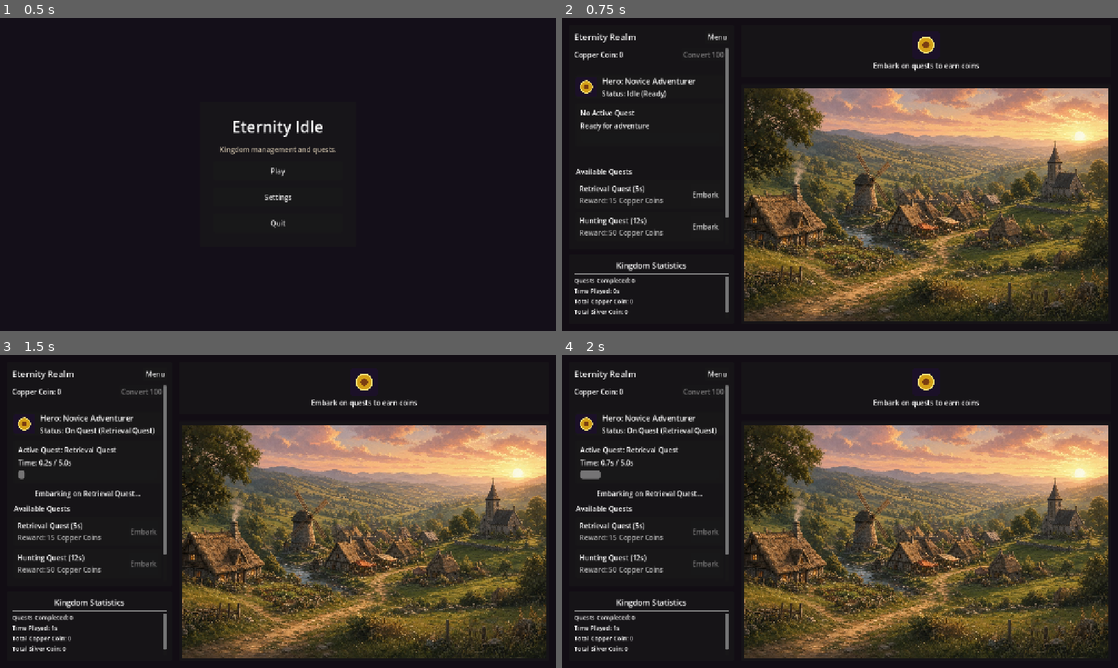
Above: before the commit, frames 1-4 (two rows, left to right).
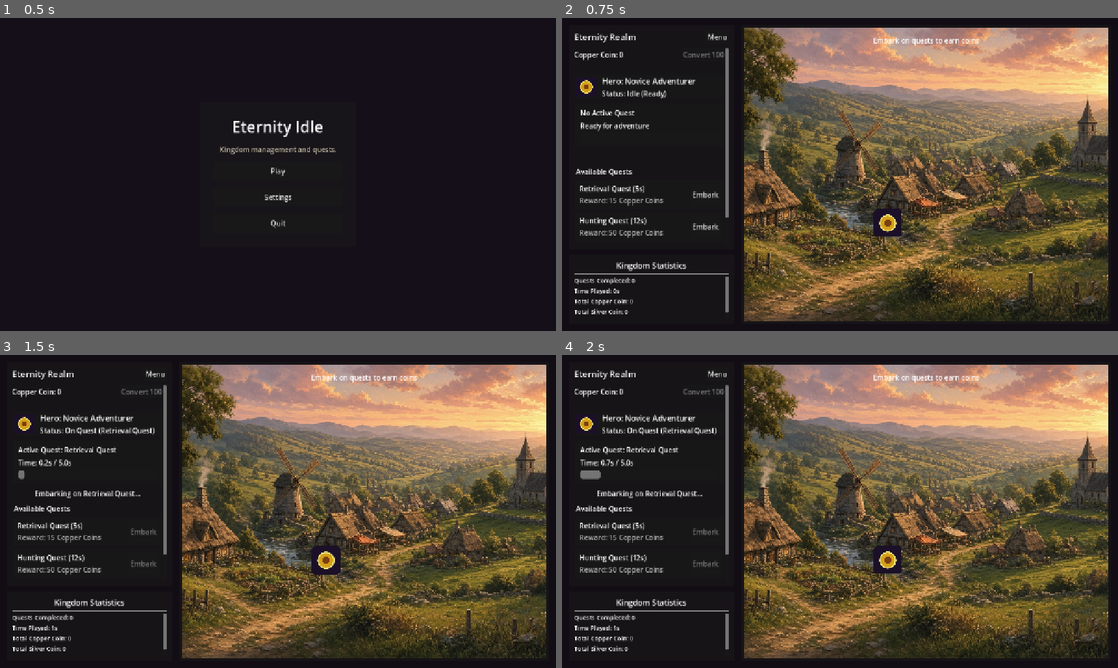
Above: after the commit, the same moments.

Repository: Aranha246/eternity-idle
Game: Godot game, scene res://scenes/main_menu.tscn
Two runs of this game, one before a commit and one after it. Both use one fixed random seed, a clock stepped at 60 frames per second and the inputs below.
Inputs:
- Up to frame 1 (0.5 s): no input
- Up to frame 2 (0.75 s): click "Play" at 0.5 s
- Up to frame 3 (1.5 s): click "Embark" at 1.25 s
- Up to frame 4 (2 s): no input

Frame 1 is identical in both runs. In frame 2, 48% of the frame differs, in the area x 32-99%, y 3-97%; in frame 3, 48%; in frame 4, 48%.

Commit message:
UI: Move hero sprite directly into village background view

Diff:
--- a/scenes/main_idle.gd
+++ b/scenes/main_idle.gd
@@ -6,9 +6,9 @@
 @onready var _rows_container: VBoxContainer = %CurrenciesContainer
 @onready var _village: TextureRect = $Root/RightContentArea/VillagePanel/VillageMargin/Village
 @onready var _menu_overlay: ColorRect = $MenuOverlay
-@onready var _hint_label: Label = $Root/RightContentArea/HeroVisualContainer/HeroMargin/HeroVBox/HintLabel
+@onready var _hint_label: Label = $Root/RightContentArea/VillagePanel/VillageMargin/Village/HintLabel
 @onready var _stats_vbox: VBoxContainer = %StatsVBox
-@onready var _hero_sprite: TextureRect = %HeroSprite
+@onready var _hero_sprite: TextureRect = %VillageHeroSprite
 
 var _balance_labels: Dictionary = {}
 var _convert_buttons: Dictionary = {}
--- a/scenes/main_idle.tscn
+++ b/scenes/main_idle.tscn
@@ -133,54 +133,56 @@
 size_flags_vertical = 3
 theme_override_constants/separation = 16
 
-[node name="HeroVisualContainer" type="PanelContainer" parent="Root/RightContentArea"]
-custom_minimum_size = Vector2(0, 120)
-layout_mode = 2
-size_flags_vertical = 0
-
-[node name="HeroMargin" type="MarginContainer" parent="Root/RightContentArea/HeroVisualContainer"]
+[node name="VillagePanel" type="PanelContainer" parent="Root/RightContentArea"]
+layout_mode = 2
+size_flags_vertical = 3
+
+[node name="VillageMargin" type="MarginContainer" parent="Root/RightContentArea/VillagePanel"]
 layout_mode = 2
 theme_override_constants/margin_left = 8
 theme_override_constants/margin_top = 8
 theme_override_constants/margin_right = 8
 theme_override_constants/margin_bottom = 8
 
-[node name="HeroVBox" type="VBoxContainer" parent="Root/RightContentArea/HeroVisualContainer/HeroMargin"]
-layout_mode = 2
-alignment = 1
-
-[node name="HeroSprite" type="TextureRect" parent="Root/RightContentArea/HeroVisualContainer/HeroMargin/HeroVBox"]
+[node name="Village" type="TextureRect" parent="Root/RightContentArea/VillagePanel/VillageMargin"]
+layout_mode = 2
+size_flags_horizontal = 3
+size_flags_vertical = 3
+texture = ExtResource("2_village")
+expand_mode = 1
+stretch_mode = 6
+
+[node name="VillageHeroSprite" type="TextureRect" parent="Root/RightContentArea/VillagePanel/VillageMargin/Village"]
 unique_name_in_owner = true
 custom_minimum_size = Vector2(64, 64)
-layout_mode = 2
-size_flags_horizontal = 4
+layout_mode = 1
+anchors_preset = 8
+anchor_left = 0.5
+anchor_top = 0.5
+anchor_right = 0.5
+anchor_bottom = 0.5
+offset_left = -120.0
+offset_top = 80.0
+offset_right = -56.0
+offset_bottom = 144.0
+grow_horizontal = 2
+grow_vertical = 2
 texture = ExtResource("4_hero")
 expand_mode = 1
 stretch_mode = 5
 
-[node name="HintLabel" type="Label" parent="Root/RightContentArea/HeroVisualContainer/HeroMargin/HeroVBox"]
-layout_mode = 2
+[node name="HintLabel" type="Label" parent="Root/RightContentArea/VillagePanel/VillageMargin/Village"]
+layout_mode = 1
+anchors_preset = 5
+anchor_left = 0.5
+anchor_right = 0.5
+offset_left = -150.0
+offset_top = 16.0
+offset_right = 150.0
+offset_bottom = 40.0
+grow_horizontal = 2
 text = "Embark on quests to earn coins"
 horizontal_alignment = 1
-
-[node name="VillagePanel" type="PanelContainer" parent="Root/RightContentArea"]
-layout_mode = 2
-size_flags_vertical = 3
-
-[node name="VillageMargin" type="MarginContainer" parent="Root/RightContentArea/VillagePanel"]
-layout_mode = 2
-theme_override_constants/margin_left = 8
-theme_override_constants/margin_top = 8
-theme_override_constants/margin_right = 8
-theme_override_constants/margin_bottom = 8
-
-[node name="Village" type="TextureRect" parent="Root/RightContentArea/VillagePanel/VillageMargin"]
-layout_mode = 2
-size_flags_horizontal = 3
-size_flags_vertical = 3
-texture = ExtResource("2_village")
-expand_mode = 1
-stretch_mode = 6
 
 [node name="MenuOverlay" type="ColorRect" parent="."]
 visible = false
Not shown, added: scripts/settings_manager.gd.uid
